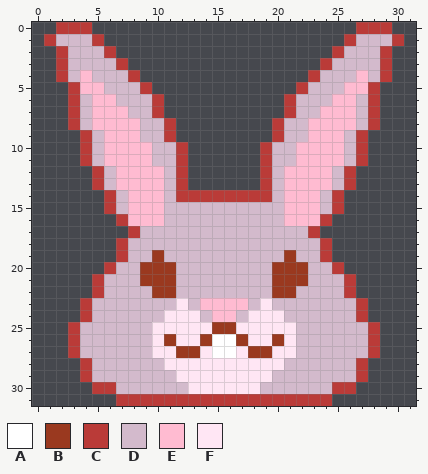
Edited in one commit: pixel-art sprite (assets/1f430.png). Above: the version before the commit.
The file is 32x32 pixels.
Palette (. is transparent): A #ffffff  B #9a391f  C #ba3b38  D #d3bacc  E #ffbbd1  F #ffe6f4
Pixels before, first column x 1:
 0 .CCC......................CCC.
 1 CDDDC....................CDDDC
 2 .CDDDC..................CDDDC.
 3 .CDDDDC................CDDDDC.
 4 .CDEDDDC..............CDDDEDC.
 5 ..CEEDDDC............CDDDEEC..
 6 ..CDEEDDDC..........CDDDEEDC..
 7 ..CDEEEDDC..........CDDEEEDC..
 8 ..CDEEEEDDC........CDDEEEEDC..
 9 ...CDEEEDDC........CDDEEEDC...
10 ...CDEEEEDDC......CDDEEEEDC...
11 ...CDEEEEDDC......CDDEEEEDC...
12 ....CDEEEEDC......CDEEEEDC....
13 ....CDEEEEDC......CDEEEEDC....
14 .....CDEEEDCCCCCCCCDEEEDC.....
15 .....CDEEEDDDDDDDDDDEEEDC.....
16 ......CEEEDDDDDDDDDDEEEC......
17 .......CDDDDDDDDDDDDDDC.......
18 ......CDDDDDDDDDDDDDDDDC......
19 ......CDDBDDDDDDDDDDBDDC......
20 .....CDDBBBDDDDDDDDBBBDDC.....
21 ....CDDDBBBDDDDDDDDBBBDDDC....
22 ....CDDDDBBDDDDDDDDBBDDDDC....
23 ...CDDDDDDDFDEEEEDFDDDDDDDC...
24 ...CDDDDDDFFFDEEDFFFDDDDDDC...
25 ..CDDDDDDFFFFFBBFFFFFDDDDDDC..
26 ..CDDDDDDFBFFBAABFFBFDDDDDDC..
27 ..CDDDDDDFFBBFAAFBBFFDDDDDDC..
28 ...CDDDDDDFFFFFFFFFFDDDDDDC...
29 ...CDDDDDDDFFFFFFFFDDDDDDDC...
30 ....CCDDDDDDFFFFFFDDDDDDCC....
31 ......CCCCCCCCCCCCCCCCCC......
Now the later version:
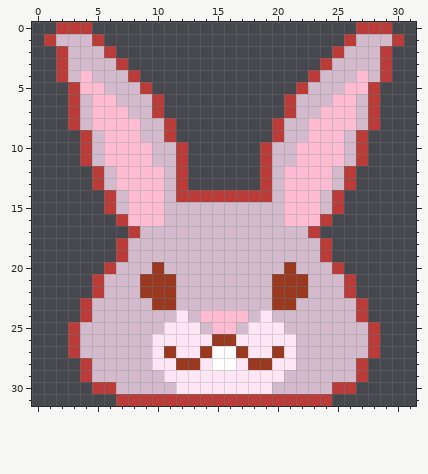
The edit:
y 19: x 10 B -> D; x 21 B -> D
y 20: x 9 B -> D; x 11 B -> D; x 20 B -> D; x 22 B -> D
y 22: x 9 D -> B; x 22 D -> B
y 23: x 10..12 DDF -> BBD; x 14..17 EEEE -> DDDD; x 19..21 FDD -> DBB
y 24: x 11 F -> D; x 13..14 FD -> DE; x 17..18 DF -> ED; x 20 F -> D
y 25: x 10 F -> D; x 14..17 FBBF -> DEED; x 21 F -> D
y 26: x 11 B -> F; x 14..17 BAAB -> FBBF; x 20 B -> F
y 27: x 11..14 FBBF -> BFFB; x 17..20 FBBF -> BFFB
y 28: x 10 D -> F; x 12..13 FF -> BB; x 15..16 FF -> AA; x 18..19 FF -> BB; x 21 D -> F
y 29: x 11 D -> F; x 20 D -> F
y 30: x 12 D -> F; x 19 D -> F
Changed places in both pictures, as pixel boxes (x1, y1, x2, y2):
changed: (140, 250, 308, 394)
